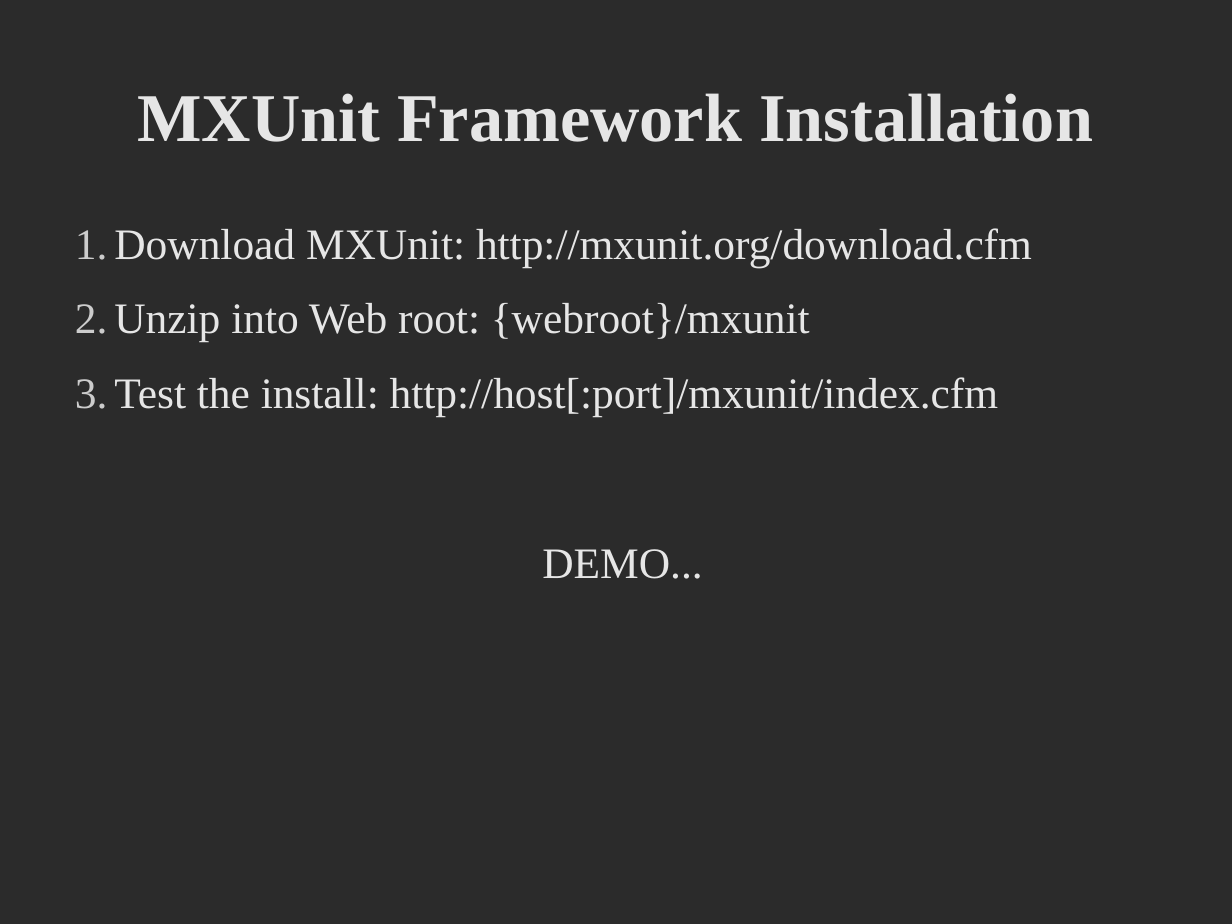
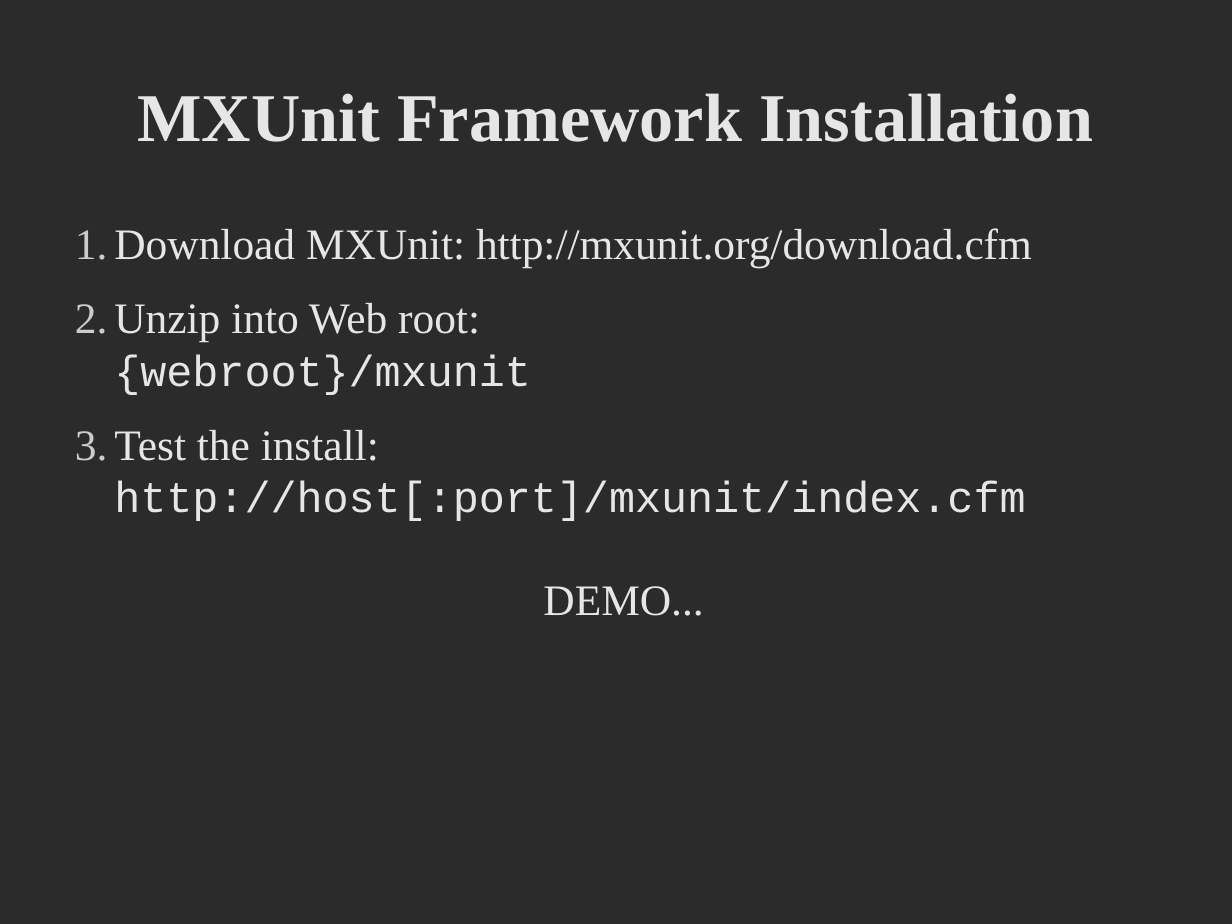
Before and after one commit to jamiekrug/cf-unit-testing-preso, a slide deck: slide 6 of slides/cf-unit-testing_cf-dev-week.odp. Drawn at 1232x924 pixels with LibreOffice and Linux fonts; fonts in the diff are those of the drawing; background and template pictures are left out; a plain dark background stands for a picture behind light text. Boxes give left, top, right and bottom in pixels: in the first picture for what was removed or moved away, otherwise in the second. Text is boxed around its words. In the diff, an @@ line names an element or a change of style, - is before the commit and + after.

Commit message:
Change slides to use more common fonts.

```diff
--- a/slides/cf-unit-testing_cf-dev-week.odp
+++ b/slides/cf-unit-testing_cf-dev-week.odp
@@ text at (114,303,1025,521): font Times New Roman to Courier New in "{webroot}/mxunit", "http://host[:port]/mxunit/index.cfm" @@
@@ text "DEMO...": place and size @@
-text "DEMO..." at (542,549,702,579)
+text "DEMO..." at (543,586,703,616)
```
Also in this commit, not shown: 9 other slides changed, 1 other file.
